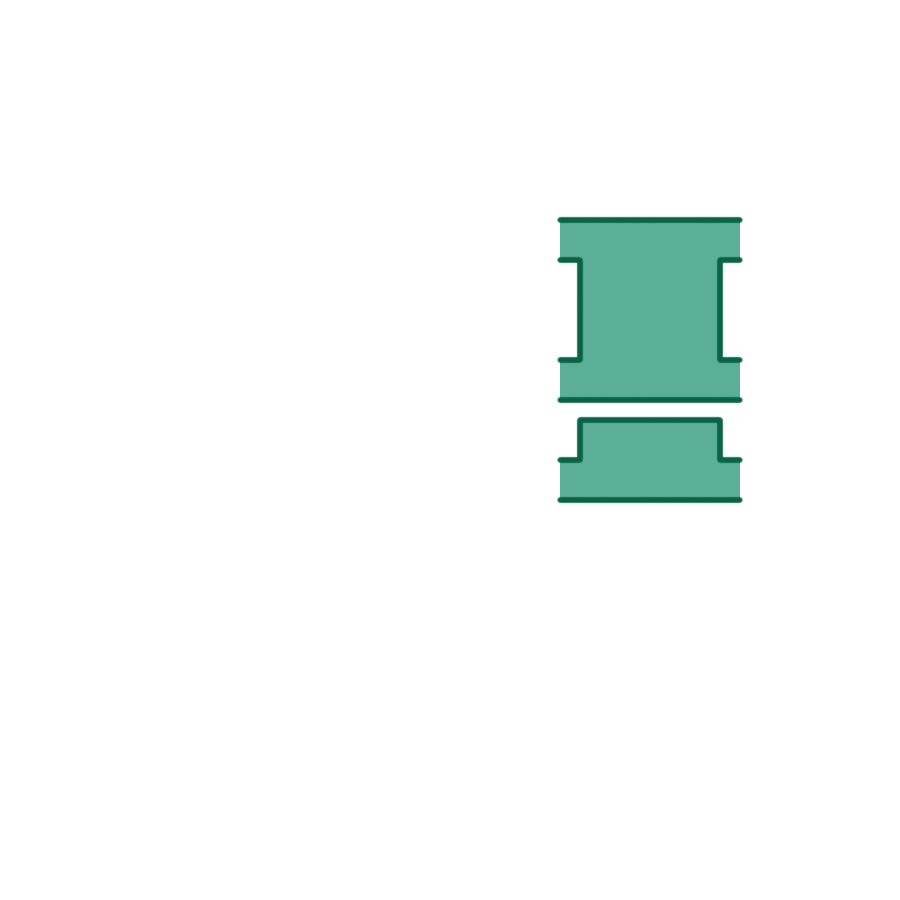
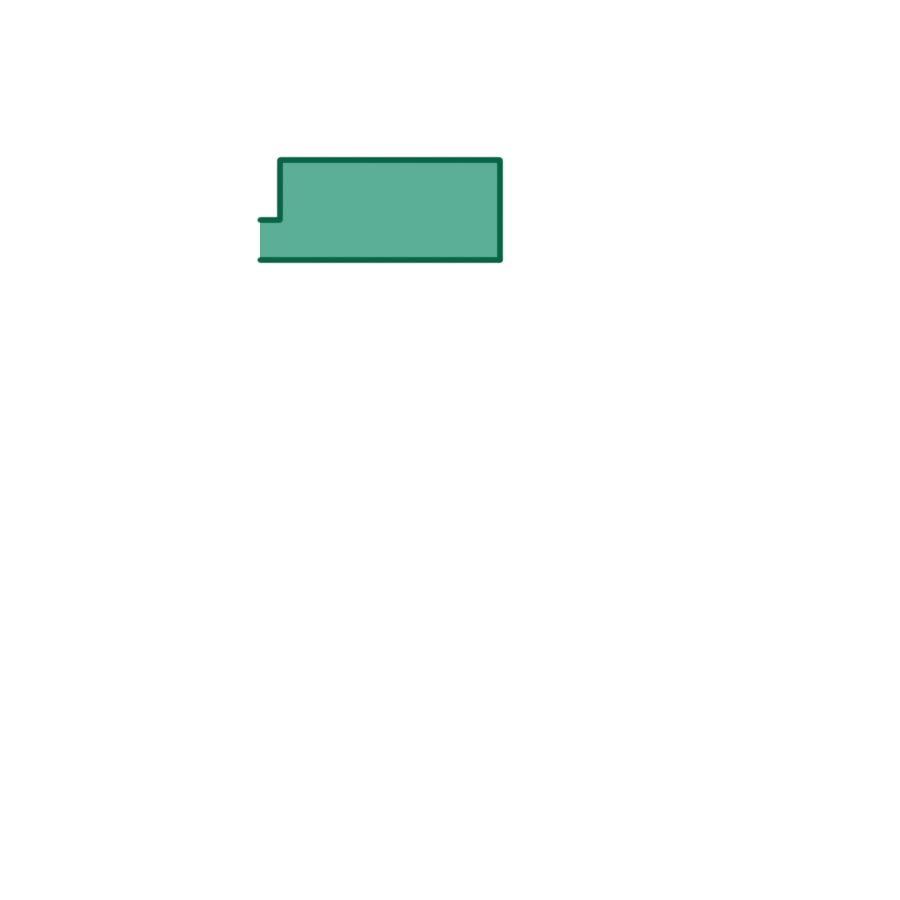
Layered file, before and after one edit (900x900). Changes by layer:
hid "Layer 21" over [left=556, top=216, right=744, bottom=404]
added layer "Layer 23" above "Layer 17 copy 5" over [left=256, top=156, right=504, bottom=264]
hid "Layer 22" over [left=556, top=416, right=744, bottom=504]
